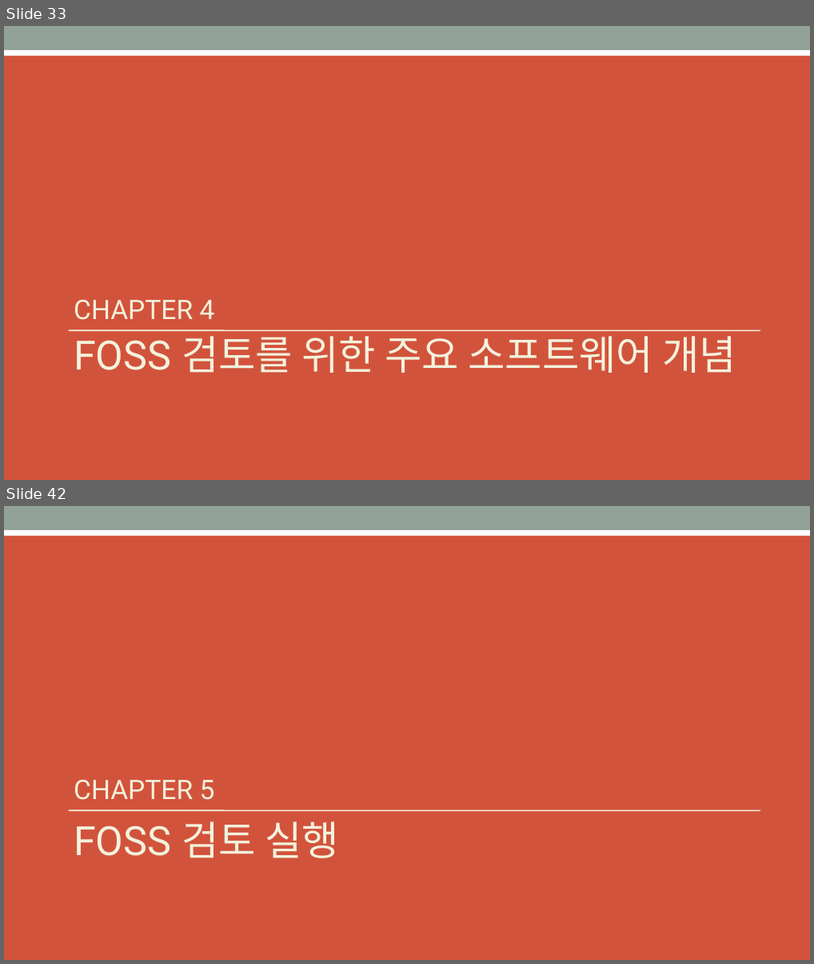
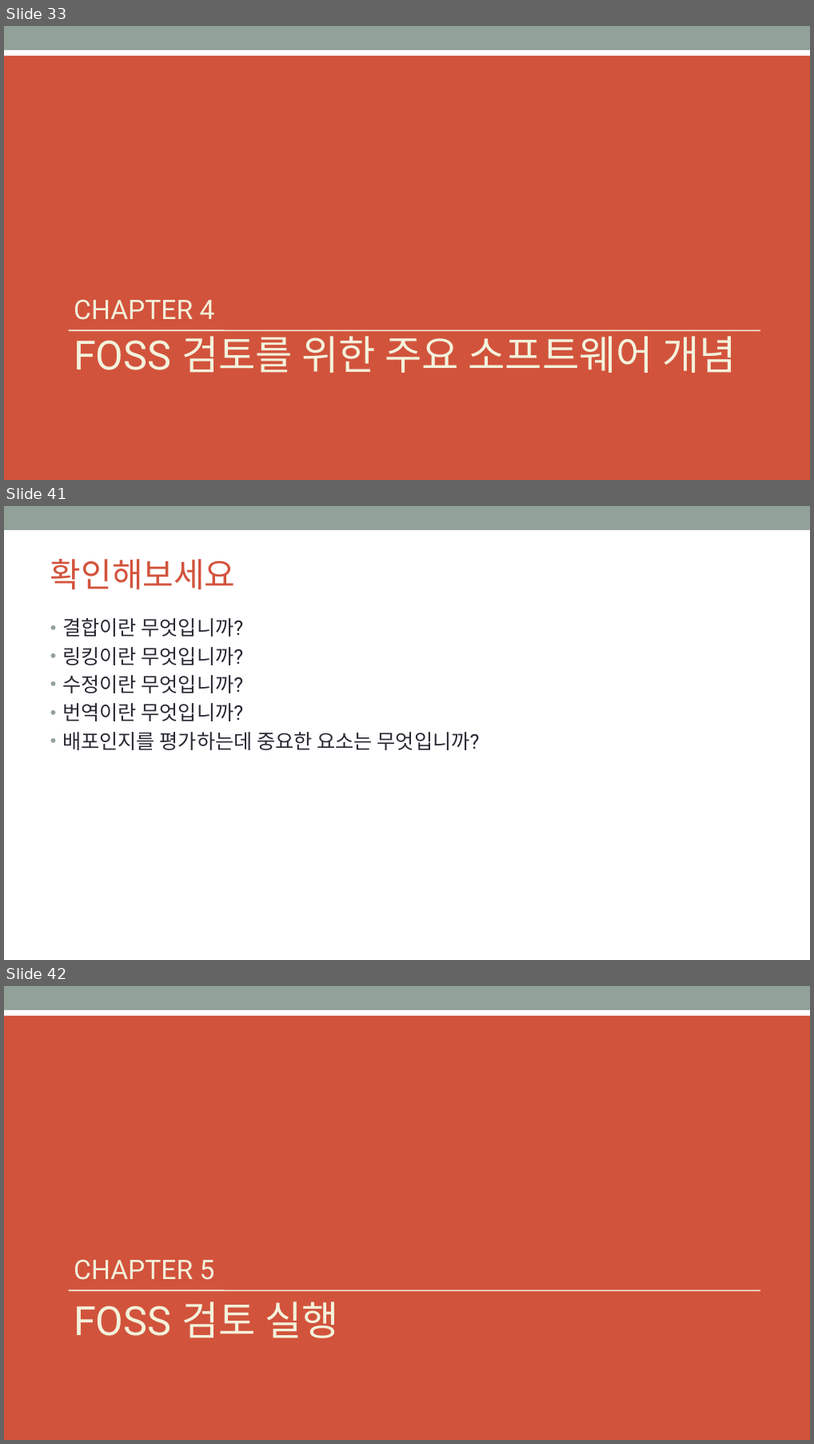
Before and after one commit to OpenChain-KWG/Curriculum-Translation-KR, a slide deck: target/slides/openchain-curriculum-for-1-1.pptx. Shown one above the other, each under a label of ours: slides 33 and 42 before the commit, slides 33, 41 and 42 after it; the slides between them are not shown. The pictures are 814x964 and 814x1444 pixels, drawn with LibreOffice and Linux fonts; fonts in the diff are those of the drawing; background and template pictures are left out. Boxes give left, top, right and bottom in pixels: in the first picture for what was removed or moved away, otherwise in the second. Text is boxed around its words. In the diff, an @@ line names an element or a change of style, - is before the commit and + after.

```diff
--- a/target/slides/openchain-curriculum-for-1-1.pptx
+++ b/target/slides/openchain-curriculum-for-1-1.pptx
@@ slide 41 added at bbox=[4, 506, 810, 960], background #FFFFFF; not listed: 1 template element that a slide beside it also shows @@
@@ title added at bbox=[50, 559, 236, 590], 40 pt, text #D2533C @@
+확인해보세요
@@ text added at bbox=[62, 618, 480, 750], 24 pt, text #292934 @@
+• 결합이란 무엇입니까?
+• 링킹이란 무엇입니까?
+• 수정이란 무엇입니까?
+• 번역이란 무엇입니까?
+• 배포인지를 평가하는데 중요한 요소는 무엇입니까?
```
Also in this commit, not shown: 7 other slides added, 8 slides removed, 6 other files.
